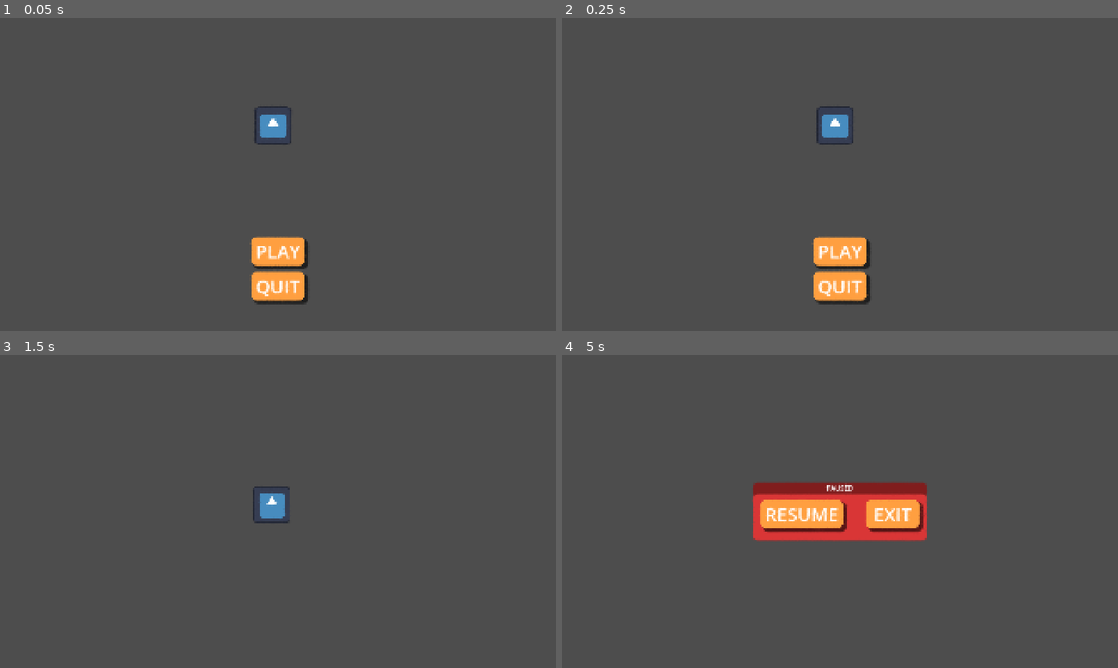
Above: before the commit, frames 1-4 (two rows, left to right).
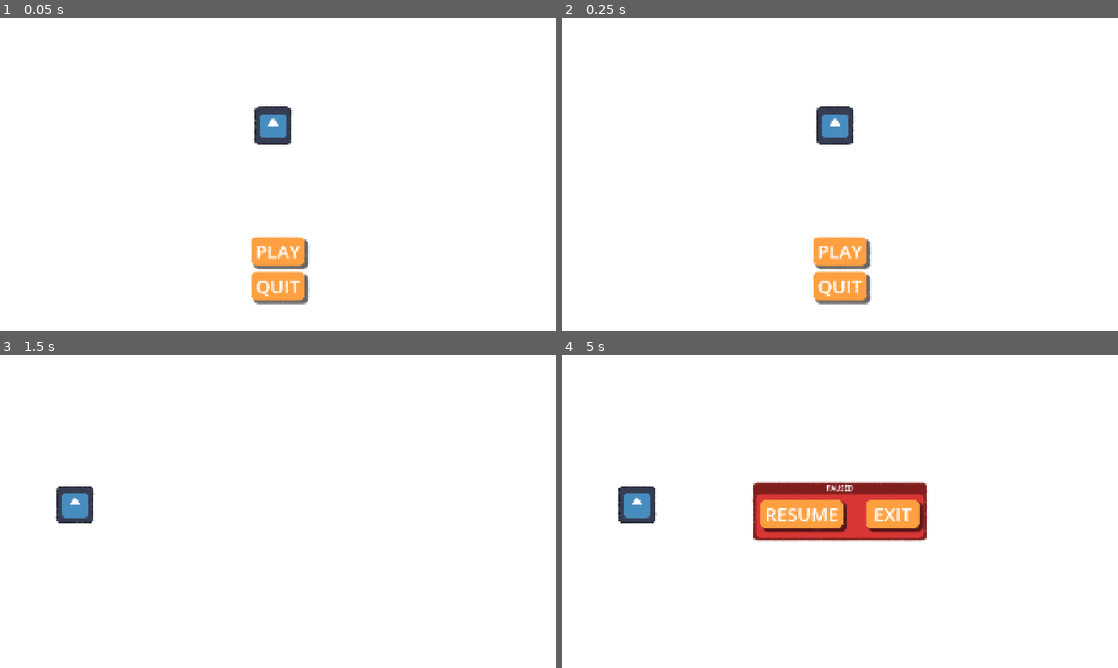
Above: after the commit, the same moments.

Repository: oddball-dave/ld-60
Game: Godot game, scene res://title_screen.tscn
The game is run twice, just before and just after one commit, with the same random seed, the same clock (stepped at 60 frames per second) and the same inputs. The engine's default icon, where the game draws it, is replaced by a stand-in: a white triangle on a blue panel in a dark square.
Inputs:
- Up to frame 1 (0.05 s): no input
- Up to frame 2 (0.25 s): no input
- Up to frame 3 (1.5 s): click "PLAY" at 0.5 s; tap Enter at 1.25 s
- Up to frame 4 (5 s): tap Space at 2, 3.5 s; tap Enter at 2.75, 4.25 s; tap Escape (ui_cancel) at 4.9 s

The runs differ from the first frame. In frame 1, 98% of the frame differs, in the area x 0-100%, y 0-100%; in frame 2, 98%; in frame 3, 100%; in frame 4, 94%.

Commit message:
Added paper overlay

Diff:
--- a/main.tscn
+++ b/main.tscn
@@ -4,6 +4,8 @@
 [ext_resource type="PackedScene" uid="uid://bl3tkjt222wbd" path="res://wobble_effect/wobble_layer.tscn" id="1_ig7tw"]
 [ext_resource type="PackedScene" uid="uid://bv6i1dmljhmow" path="res://pause_menu.tscn" id="3_h2yge"]
 [ext_resource type="Texture2D" uid="uid://rpbk4xqjma7b" path="res://icon.svg" id="4_1bvp3"]
+[ext_resource type="Texture2D" uid="uid://dfxosyaobvavv" path="res://media/gfx/paper.png" id="4_lquwl"]
+[ext_resource type="Texture2D" uid="uid://dc36k2d4s4tnx" path="res://media/gfx/test.png" id="6_7mycd"]
 
 [node name="Main" type="Node2D" unique_id=610534095]
 script = ExtResource("1_0xm2m")
@@ -13,5 +15,16 @@
 [node name="PauseMenu" parent="." unique_id=1147128227 instance=ExtResource("3_h2yge")]
 
 [node name="Icon" type="Sprite2D" parent="." unique_id=1746489739]
-position = Vector2(939, 517)
+position = Vector2(259, 517)
 texture = ExtResource("4_1bvp3")
+
+[node name="GUI" type="CanvasLayer" parent="." unique_id=416851472]
+layer = 768
+
+[node name="Paper" type="Sprite2D" parent="GUI" unique_id=1723889841]
+position = Vector2(960, 540)
+texture = ExtResource("4_lquwl")
+
+[node name="Test" type="Sprite2D" parent="." unique_id=1055705887]
+position = Vector2(1048, 391)
+texture = ExtResource("6_7mycd")
--- a/pause_menu.tscn
+++ b/pause_menu.tscn
@@ -168,7 +168,10 @@
 anchors_preset = -1
 anchor_right = 1.0
 anchor_bottom = 1.0
+offset_left = 10.0
 offset_top = 40.0
+offset_right = -10.0
+offset_bottom = -10.0
 grow_horizontal = 2
 grow_vertical = 0
 theme_override_styles/panel = SubResource("StyleBoxFlat_hdmo1")
@@ -181,9 +184,9 @@
 anchor_right = 0.5
 anchor_bottom = 0.8
 offset_left = 100.0
-offset_top = -108.0
+offset_top = -100.0
 offset_right = 264.0
-offset_bottom = -10.0
+offset_bottom = -2.0
 grow_horizontal = 2
 grow_vertical = 0
 focus_neighbor_left = NodePath("../ResumeButton")
@@ -210,8 +213,8 @@
 anchor_right = 0.5
 anchor_bottom = 0.8
 offset_left = -264.0
-offset_top = -108.0
-offset_bottom = -10.0
+offset_top = -100.0
+offset_bottom = -2.0
 grow_horizontal = 2
 grow_vertical = 0
 focus_neighbor_left = NodePath("../ExitButton")
--- a/project.godot
+++ b/project.godot
@@ -23,7 +23,6 @@
 window/size/viewport_height=1080
 window/size/mode=4
 window/stretch/mode="canvas_items"
-window/stretch/aspect="expand"
 
 [input]
 
@@ -58,3 +57,4 @@
 rendering_device/driver.windows="d3d12"
 renderer/rendering_method="gl_compatibility"
 renderer/rendering_method.mobile="gl_compatibility"
+environment/defaults/default_clear_color=Color(1, 1, 1, 1)
--- a/title_screen.tscn
+++ b/title_screen.tscn
@@ -3,6 +3,7 @@
 [ext_resource type="PackedScene" uid="uid://bl3tkjt222wbd" path="res://wobble_effect/wobble_layer.tscn" id="1_v6p8y"]
 [ext_resource type="Texture2D" uid="uid://rpbk4xqjma7b" path="res://icon.svg" id="2_ak2if"]
 [ext_resource type="Script" uid="uid://3huybdbll7q2" path="res://scripts/menu_button.gd" id="3_ig5kc"]
+[ext_resource type="Texture2D" uid="uid://dfxosyaobvavv" path="res://media/gfx/paper.png" id="4_05l2w"]
 
 [sub_resource type="Theme" id="Theme_ak2if"]
 
@@ -137,6 +138,13 @@
 hover_color = Color(0.85, 0.53125, 0.2125, 1)
 normal_color = Color(1, 0.625, 0.25, 1)
 
+[node name="GUI" type="CanvasLayer" parent="." unique_id=775012855]
+layer = 768
+
+[node name="Paper" type="Sprite2D" parent="GUI" unique_id=938892242]
+position = Vector2(960, 540)
+texture = ExtResource("4_05l2w")
+
 [connection signal="focus_entered" from="CanvasLayer/PlayButton" to="CanvasLayer/PlayButton" method="_on_focus_entered"]
 [connection signal="focus_exited" from="CanvasLayer/PlayButton" to="CanvasLayer/PlayButton" method="_on_focus_exited"]
 [connection signal="mouse_entered" from="CanvasLayer/PlayButton" to="CanvasLayer/PlayButton" method="_on_focus_entered"]
